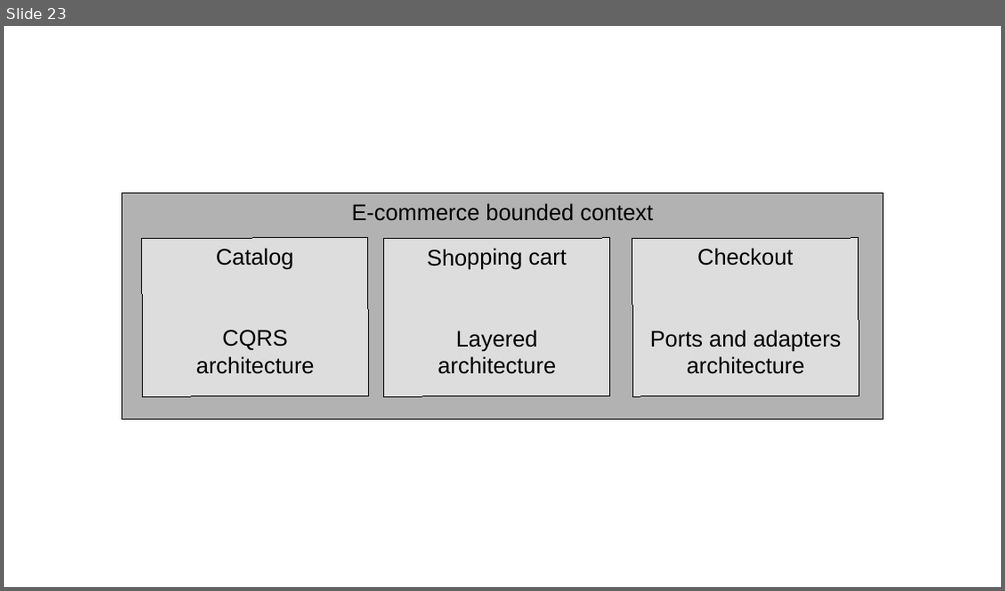
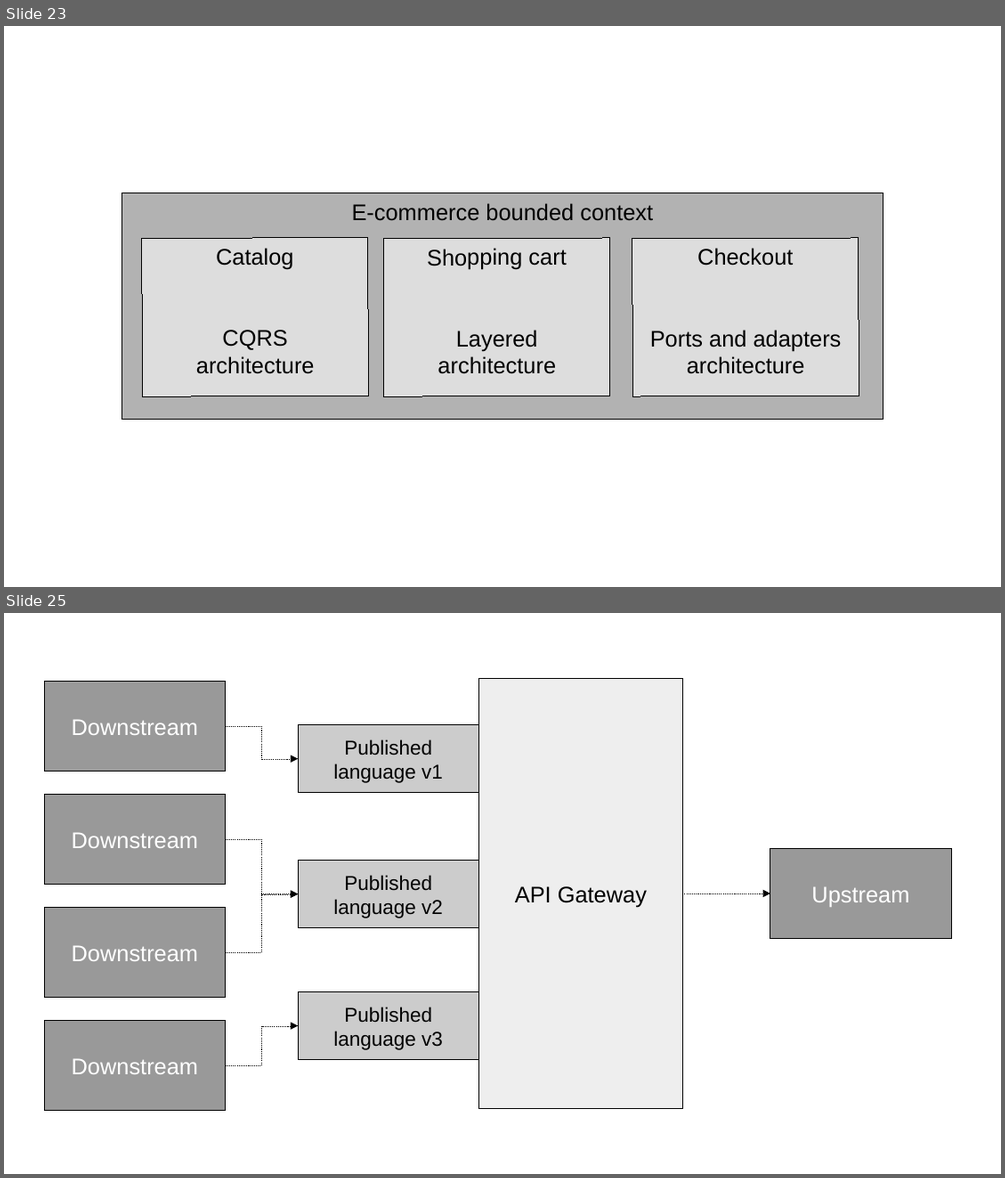
Before and after one commit to megakevin/end-point-blog, a slide deck: 2025/09/high-level-system-analysis-and-design-ddd-part-1/diagrams.odp. Shown one above the other, each under a label of ours: slide 23 before the commit, slides 23 and 25 after it; the slides between them are not shown. The pictures are 1005x591 and 1005x1178 pixels, drawn with LibreOffice and Linux fonts; fonts in the diff are those of the drawing. Boxes give left, top, right and bottom in pixels: in the first picture for what was removed or moved away, otherwise in the second. Text is boxed around its words. In the diff, an @@ line names an element or a change of style, - is before the commit and + after.

```diff
--- a/2025/09/high-level-system-analysis-and-design-ddd-part-1/diagrams.odp
+++ b/2025/09/high-level-system-analysis-and-design-ddd-part-1/diagrams.odp
@@ slide 25 added at (4,613,1001,1174), background #FFFFFF @@
@@ rectangle added at (26,658,977,1133), fill #FFFFFF, outline #FFFFFF 0 pt @@
@@ rectangle added at (45,681,226,771), fill #999999, outline #000000 0 pt, 18 pt, text #FFFFFF @@
+Downstream
@@ rectangle added at (479,679,682,1109), fill #EEEEEE, outline #000000 0 pt, 18 pt, text #000000 @@
+API Gateway
@@ elbow arrow added from (226, 726) to (298, 759), #000000 0 pt dashed @@
@@ rectangle added at (298,725,479,793), fill #CCCCCC, outline #000000 0 pt, 16 pt, text #000000 @@
+Published language v1
@@ rectangle added at (45,794,226,884), fill #999999, outline #000000 0 pt, 18 pt, text #FFFFFF @@
+Downstream
@@ elbow arrow added from (226, 839) to (298, 894), #000000 0 pt dashed @@
@@ rectangle added at (770,848,951,939), fill #999999, outline #000000 0 pt, 18 pt, text #FFFFFF @@
+Upstream
@@ rectangle added at (298,860,479,928), fill #CCCCCC, outline #000000 0 pt, 16 pt, text #000000 @@
+Published language v2
@@ elbow arrow added from (226, 952) to (298, 894), #000000 0 pt dashed @@
@@ elbow arrow added from (682, 893) to (770, 893), #000000 0 pt dashed @@
@@ rectangle added at (45,907,226,997), fill #999999, outline #000000 0 pt, 18 pt, text #FFFFFF @@
+Downstream
@@ rectangle added at (298,992,479,1060), fill #CCCCCC, outline #000000 0 pt, 16 pt, text #000000 @@
+Published language v3
@@ rectangle added at (45,1020,226,1111), fill #999999, outline #000000 0 pt, 18 pt, text #FFFFFF @@
+Downstream
@@ elbow arrow added from (226, 1065) to (298, 1025), #000000 0 pt dashed @@
```
Also in this commit, not shown: 6 other slides added, 8 other files.
